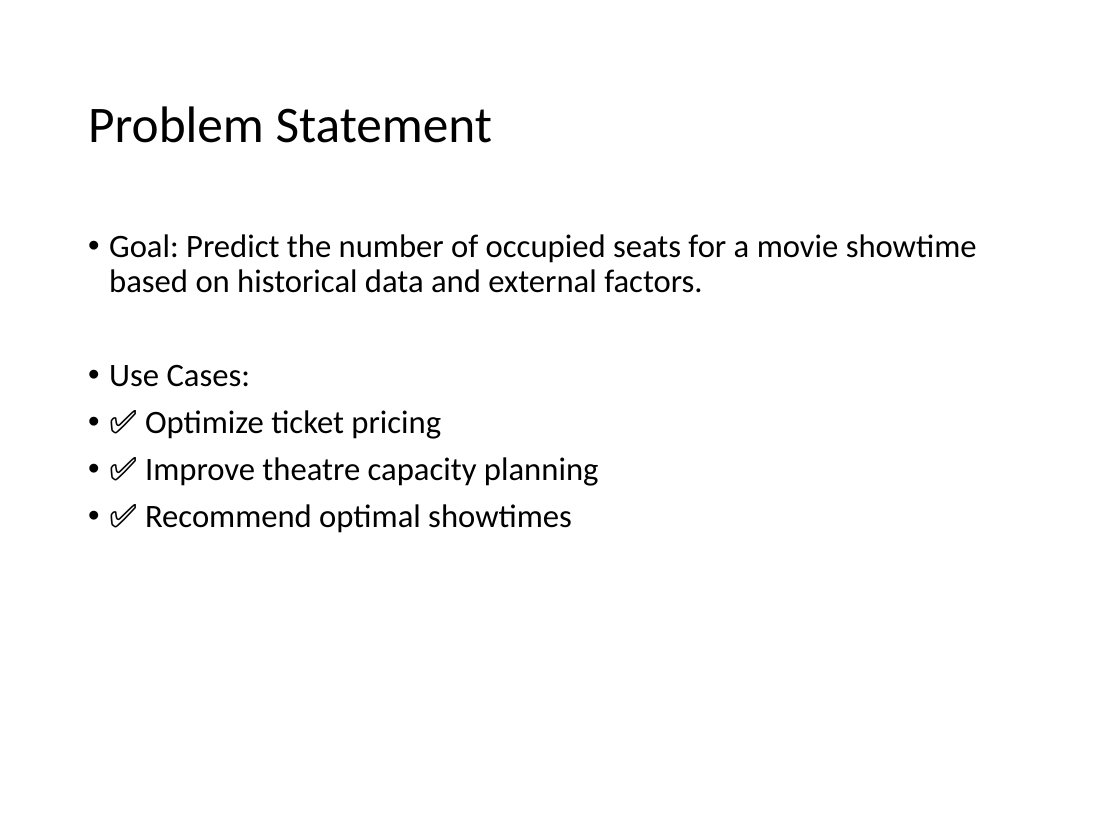
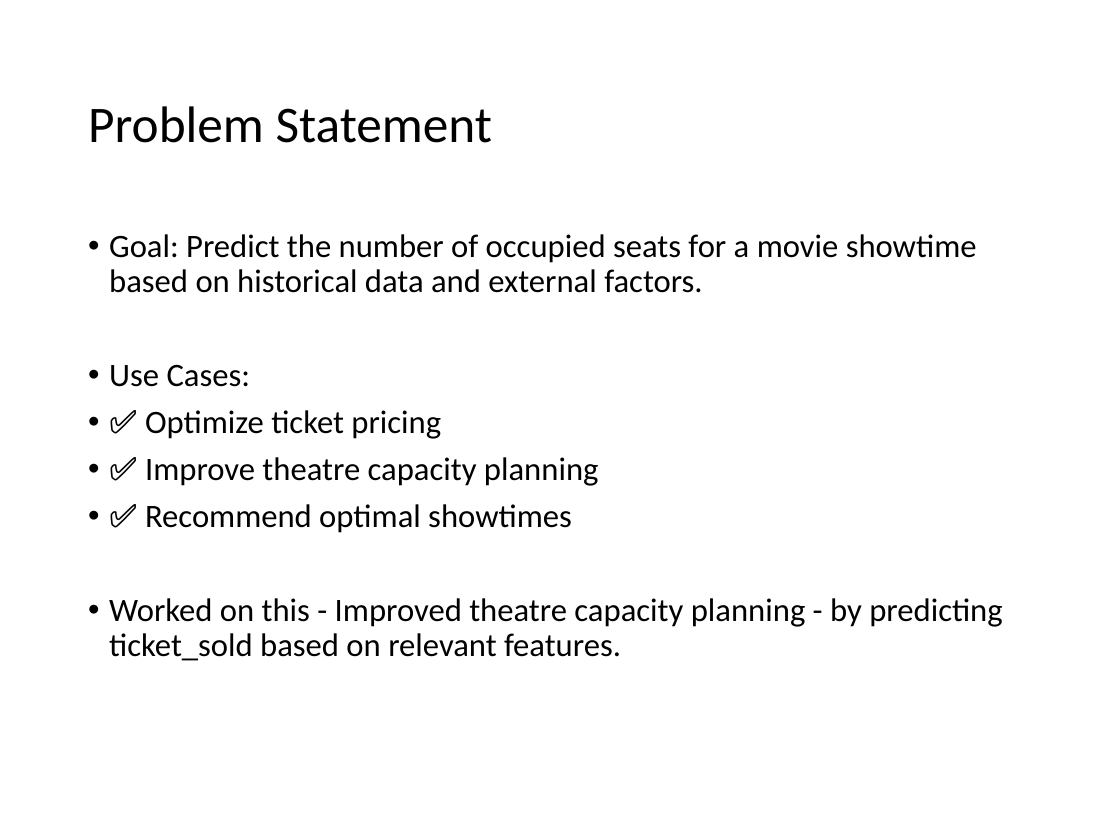
Before and after one commit to bharat15-ml/PVR_Movie_Project, a slide deck: slide 2 of Theatre_Seat_Occupancy.pptx. Drawn at 1120x840 pixels with LibreOffice and Linux fonts; fonts in the diff are those of the drawing. Boxes give left, top, right and bottom in pixels: in the first picture for what was removed or moved away, otherwise in the second. Text is boxed around its words. In the diff, an @@ line names an element or a change of style, - is before the commit and + after.

```diff
--- a/Theatre_Seat_Occupancy.pptx
+++ b/Theatre_Seat_Occupancy.pptx
@@ text at (109,598,1003,661): paragraph added @@
+• Worked on this - Improved theatre capacity planning - by predicting ticket_sold based on relevant features.
```
Also in this commit, not shown: 2 other slides changed, 1 slide added.
